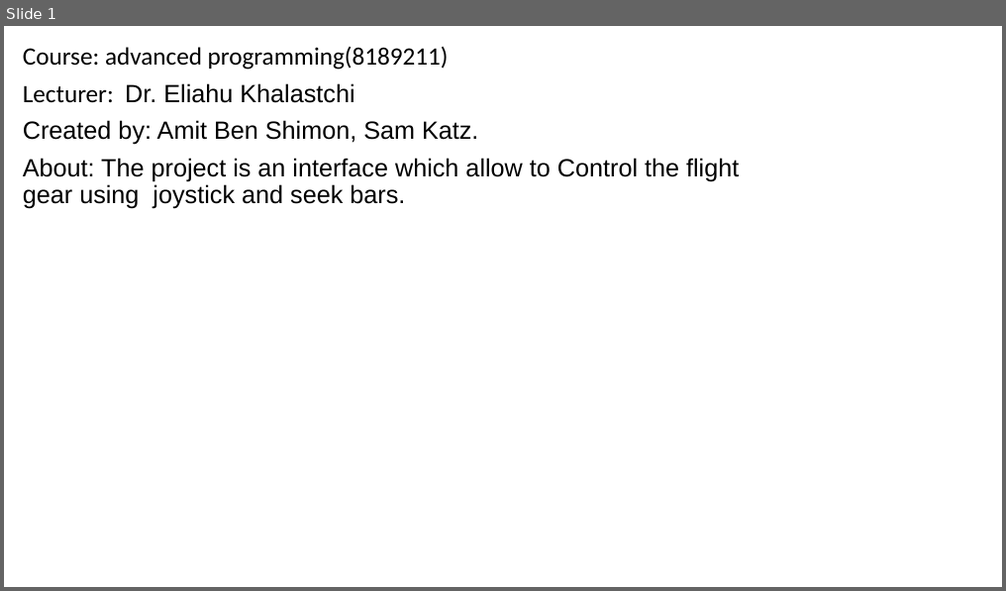
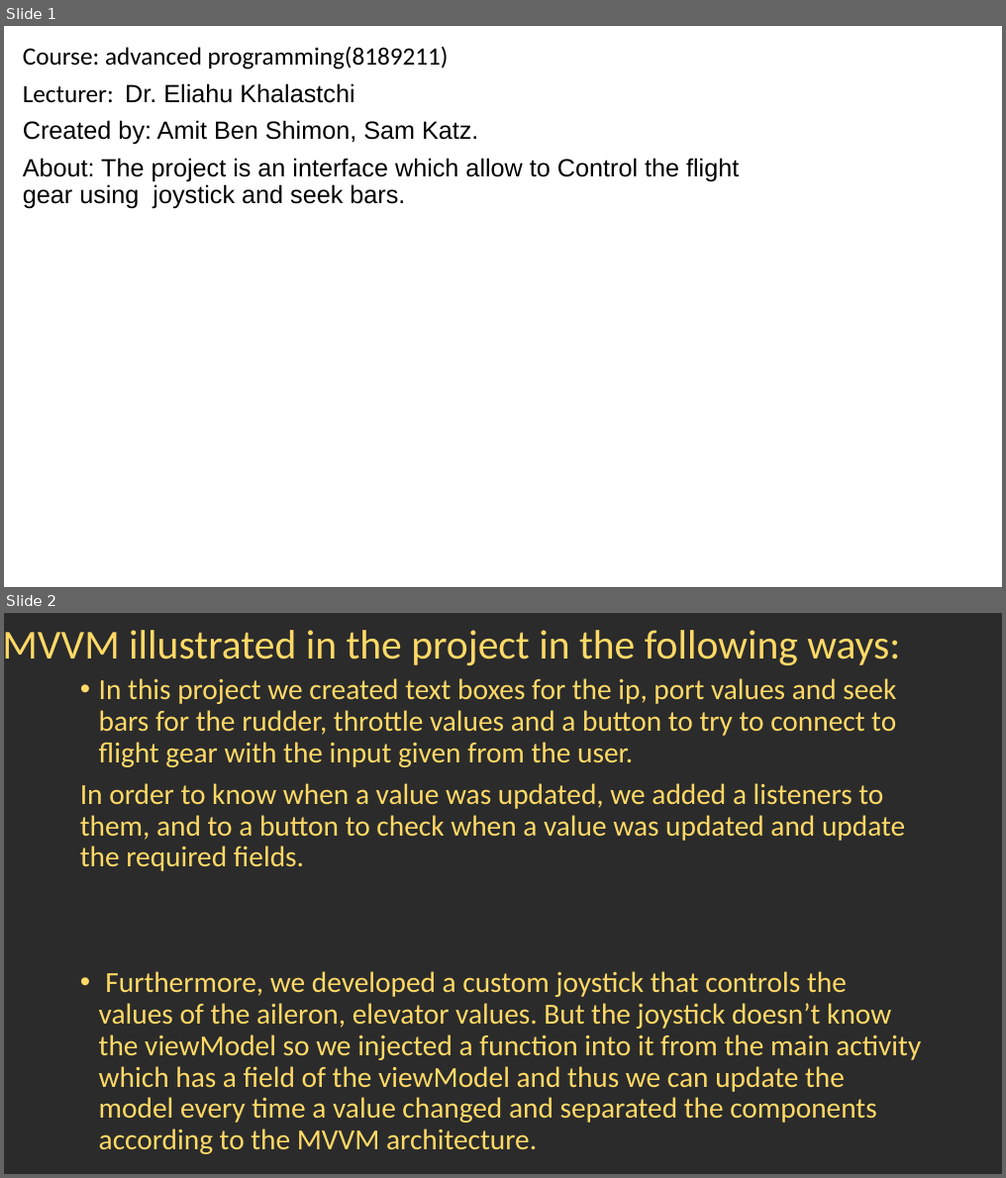
Before and after one commit to Dark-Leader/AndroidAppFlightGear, a slide deck: Our_App_presentation.pptx. Shown one above the other, each under a label of ours: slide 1 before the commit, slides 1 and 2 after it. The pictures are 1006x591 and 1006x1178 pixels, drawn with LibreOffice and Linux fonts; fonts in the diff are those of the drawing; background and template pictures are left out; a plain dark background stands for a picture behind light text. Boxes give left, top, right and bottom in pixels: in the first picture for what was removed or moved away, otherwise in the second. Text is boxed around its words. In the diff, an @@ line names an element or a change of style, - is before the commit and + after.

```diff
--- a/Our_App_presentation.pptx
+++ b/Our_App_presentation.pptx
@@ slide 2 added at bbox=[4, 613, 1002, 1174], background picture (left out) @@
@@ title added at bbox=[4, 630, 900, 665], 39.6 pt, text #FFD966 @@
+MVVM illustrated in the project in the following ways:
@@ text added at bbox=[80, 678, 921, 1155], 28 pt, text #FFD966 @@
+• In this project we created text boxes for the ip, port values and seek bars for the rudder, throttle values and a button to try to connect to flight gear with the input given from the user.
+In order to know when a value was updated, we added a listeners to them, and to a button to check when a value was updated and update the required fields.
+• Furthermore, we developed a custom joystick that controls the values of the aileron, elevator values. But the joystick doesn’t know the viewModel so we injected a function into it from the main activity which has a field of the viewModel and thus we can update the model every time a value changed and separated the components according to the MVVM architecture.
```
Also in this commit, not shown: 1 other slide added, 2 slides removed.
